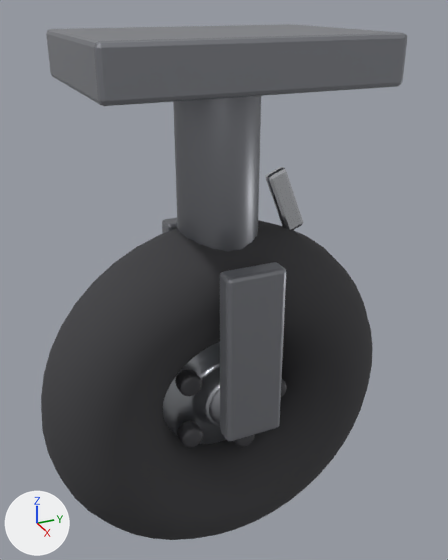
The glTF model models/wheel_light.glb, before and after one commit.
One viewpoint serves both versions: a 50 mm camera at (1.0, -0.438, 0.591) aimed at (-0.023, 0.022, 0.08). Arrows for +X, +Y and +Z are at lower left; the lights stay in place. The older version comes first. Vertices at exactly the same position are counted once.

Objects in the first picture: 'wheel_light'.
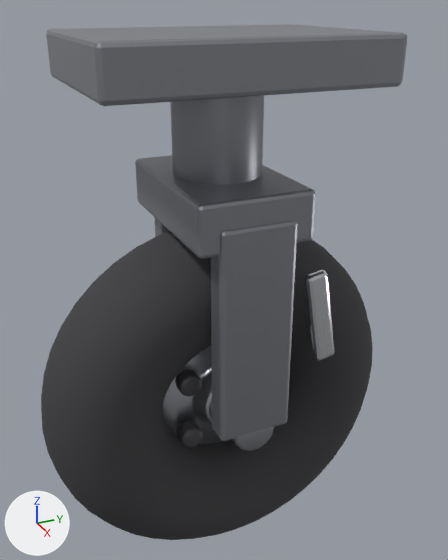
What changed in the scene script:
```text
Change me_cube:
    used by ob_wheel_light; location = (0.0, 0.0, 0.0)
    remove me_cube.from_pydata(...)  # 3582 vertices, 7084 faces; spans x -0.18..0.18, y -0.361..0.361, z -0.511..0.54
    add me_cube.from_pydata(...)  # 3626 vertices, 7168 faces; spans x -0.18..0.18, y -0.361..0.361, z -0.511..0.54
    me_cube part 1: the loose piece of 108 vertices spanning x -0.074..0.074, y -0.075..0.075, z 0.147..0.5 is rebuilt with 108 vertices and now spans x -0.079..0.079, y -0.08..0.08, z 0.26..0.5
    me_cube part 2: the loose piece of 96 vertices spanning x -0.08..0.08, y -0.035..0.035, z -0.185..-0.116 is rebuilt with 84 vertices and now spans x -0.171..0.171, y -0.042..0.042, z -0.191..-0.109
    me_cube part 3: the loose piece of 56 vertices spanning x 0.127..0.167, y -0.056..0.056, z -0.159..0.174 is rebuilt with 56 vertices and now spans x 0.122..0.172, y -0.07..0.07, z -0.15..0.259
    me_cube part 4: the loose piece of 56 vertices spanning x -0.167..-0.127, y -0.056..0.056, z -0.159..0.174 is rebuilt with 56 vertices and now spans x -0.172..-0.122, y -0.07..0.07, z -0.15..0.259
    me_cube part 5: a new loose piece of 56 vertices spanning x -0.166..0.166, y -0.105..0.105, z 0.214..0.304, in mat_strut (grey #95979e)
    me_cube part 6: a new loose piece of 56 vertices spanning x 0.137..0.157, y 0.105..0.175, z -0.038..0.148, in mat_piston (white #eaecf1)
    me_cube part 7: the loose piece of 56 vertices spanning x -0.01..0.01, y 0.099..0.181, z 0.17..0.3 is deleted
    other edits to the shape of me_cube do not show in these pictures
```

Where the change shows, as pixel boxes [x1, y1, x2, y2] in the pictures (448 x 560 px):
part 1 of me_cube, rebuilt
    before: [173, 96, 261, 252]
    after: [170, 95, 264, 185]
part 2 of me_cube, rebuilt (not visible before)
    after: [232, 427, 274, 451]
part 3 of me_cube, rebuilt (31% wider, 23% taller)
    before: [220, 262, 286, 441]
    after: [211, 220, 298, 441]
part 4 of me_cube, rebuilt (mostly hidden)
    before: [162, 218, 177, 234]
    after: [154, 217, 169, 237]
part 5 of me_cube, added
    after: [135, 155, 316, 259]
part 6 of me_cube, added
    after: [305, 270, 334, 361]
part 7 of me_cube, deleted
    before: [266, 167, 303, 231]
